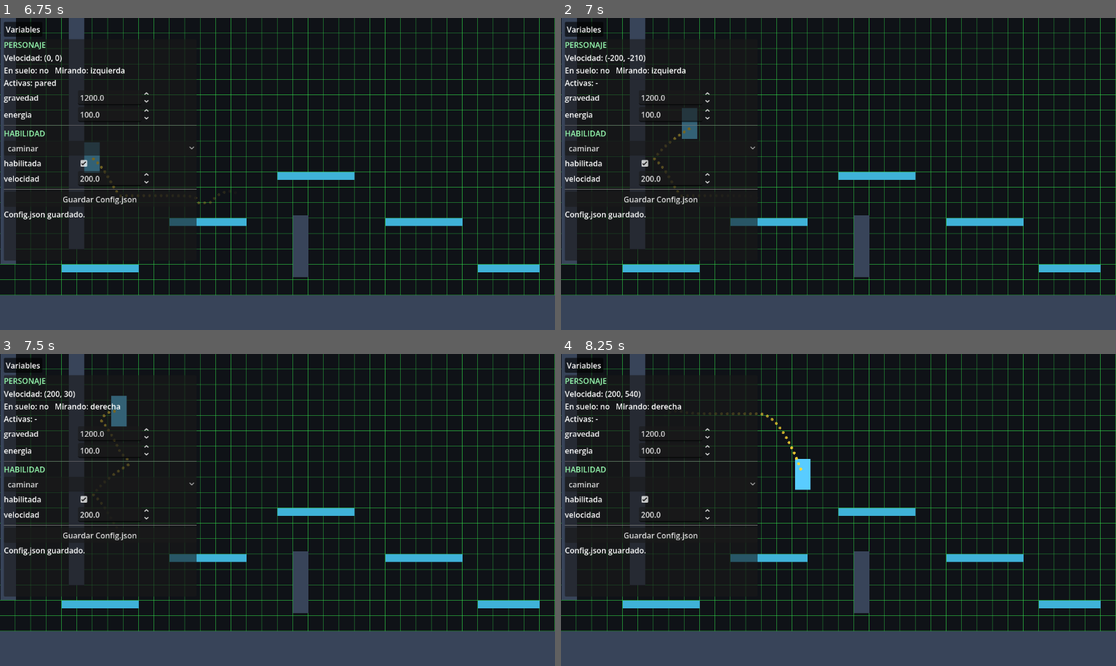
Above: before the commit, frames 1-4 (two rows, left to right).
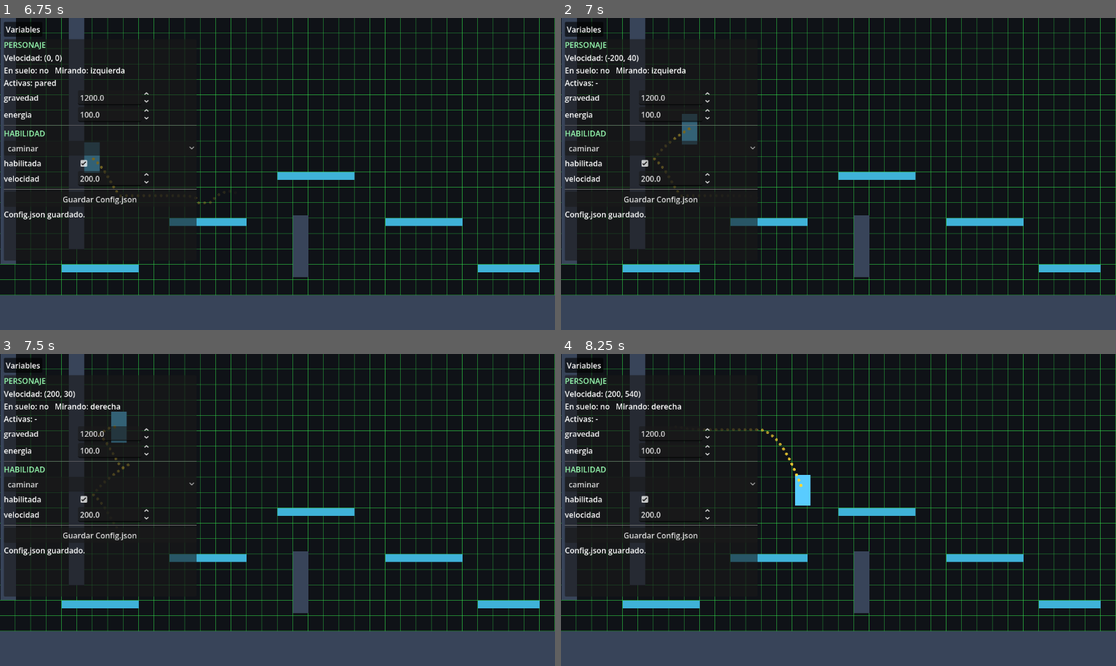
Above: after the commit, the same moments.

Repository: silvestrecasanova/Basmeva
Game: Godot game, scene res://Escenarios/Prueba.tscn
The game is run twice, just before and just after one commit, with the same random seed, the same clock (stepped at 60 frames per second) and the same inputs.
Inputs (mouse positions are in pixels of both pictures, inside the frame that each line leads up to):
- Up to frame 1 (6.75 s): click "Variables" at 0.5 s; click "caminar" at 1.25 s; click (83, 164) at 2 s; click "Guardar Config.json" at 2.75 s; tap Enter at 3.5 s; move the mouse to (249, 236) at 3.52 s; hold D (mover_derecha) 3.53-5.03 s; tap Shift (dash) at 3.6, 4.55, 5.1, 6.05 s; click (249, 236) at 3.67 s; tap Space (saltar) at 3.77, 3.8, 4.07, 4.35, 4.52, 4.82, 5.3, 6.02, 6.32 s; move the mouse to (444, 220) at 4.27 s; move the mouse to (111, 127) at 5.02 s; hold A (mover_izquierda) from 5.03 s (still down); move the mouse to (305, 174) at 5.77 s; tap L (esquivar) at 5.85 s; click (305, 174) at 5.92 s; move the mouse to (194, 96) at 6.52 s; tap K at 6.6 s
- Up to frame 2 (7 s): keep holding A (mover_izquierda); tap Space (saltar) at 6.77, 6.8 s
- Up to frame 3 (7.5 s): tap Space (saltar) at 7.07 s; move the mouse to (399, 494) at 7.27 s; release A (mover_izquierda) at 7.28 s; hold D (mover_derecha) from 7.28 s (still down); tap X at 7.35 s
- Up to frame 4 (8.25 s): keep holding D (mover_derecha); tap Space (saltar) at 7.52, 7.82 s; tap Shift (dash) at 7.55 s; move the mouse to (727, 525) at 8.02 s; tap Y at 8.1 s; click (727, 525) at 8.17 s

Frame 1 is identical in both runs. In frame 2, 0.1% of the frame differs, in the area x 11-25%, y 11-41%; in frame 3, 0.3%; in frame 4, 0.5%, in the area x 25-46%, y 18-49%.

Commit message:
SALTO DE PARED 2

Diff:
--- a/Personaje/Config.json
+++ b/Personaje/Config.json
@@ -35,7 +35,7 @@
 		},
 		"pared": {
 			"bloqueo": 0.15,
-			"escalar_misma_pared": 1.0,
+			"escalar_misma_pared": 0.0,
 			"fuerza_x": 450.0,
 			"fuerza_y": 450.0,
 			"habilitada": true,
--- a/Personaje/Habilidades/Pared.gd
+++ b/Personaje/Habilidades/Pared.gd
@@ -29,8 +29,14 @@
 ##    (despegar de la pared cuenta como el primer salto, igual que despegar del suelo).
 ##  - escalar_misma_pared (0): con 0, si saltas desde una pared y vuelves a la MISMA,
 ##    solo te agarras (o saltas) si estás a la altura de donde saliste o más abajo; así
-##    no se puede escalar una sola pared. Con 1 se permite. Saltar a la pared del otro
-##    lado o tocar el suelo reinicia esta regla.
+##    no se puede escalar una sola pared. Además, al terminar el impulso del salto de
+##    pared (bloqueo) la velocidad vertical queda en 0: no sigue subiendo, solo cae.
+##    Con 1 se permite escalar y no se recorta la subida. La regla de altura se reinicia
+##    al saltar a la pared del otro lado, al tocar el suelo y al usar el doble salto o
+##    el dash: tras eso se puede volver a la misma pared a cualquier altura. Un doble salto en el aire también
+##    la reinicia: la altura donde lo haces pasa a ser el nuevo límite. Con 0, además, al terminar el impulso
+##    del salto de pared (si no tocó otra pared) la velocidad vertical que quede de
+##    subida se pone en 0 y el personaje cae.
 ##
 ## Debe ir ANTES de Doble_Salto en Scripts_Habilidades (para que el salto de pared
 ## tenga prioridad sobre el salto en el aire).
@@ -44,6 +50,8 @@
 const Distancia_Contacto: float = 3.0
 ## Tolerancia (px) de la regla de escalar la misma pared.
 const Margen_Altura: float = 4.0
+## Habilidades que, al usarse, reinician la regla de altura de la misma pared.
+const Habilidades_Que_Reinician: Array[String] = ["doble_salto", "dash"]
 
 var Velocidad_Deslizamiento: float = 80.0
 var Tiempo_Agarre: float = 0.25
@@ -72,6 +80,7 @@
 
 ## Saltos de Doble_Salto contados al final del frame anterior (-1 = desconocido).
 var Saltos_Anteriores: int = -1
+var Doble_Conectado: bool = false
 
 var Choque_Prueba: KinematicCollision2D = KinematicCollision2D.new()
 
@@ -112,9 +121,27 @@
 
 func Inicializar(personaje: Personaje) -> void:
 	super(personaje)
+	# Usar el doble salto o el dash reinicia la regla de altura de la misma pared.
+	for nombre in Dueno.Habilidades.Registro:
+		Conectar_Reinicio(nombre)
+	Dueno.Habilidades.Habilidad_Registrada.connect(Conectar_Reinicio)
 	Registrar_Funcion("Esta_Deslizando", Esta_Deslizando)
 	Registrar_Funcion("Esta_Agarrado", Esta_Agarrado)
 	Registrar_Funcion("Esta_En_Pared", Esta_En_Pared)
+
+
+## Se engancha a las habilidades que reinician la regla, estén registradas antes o después.
+func Conectar_Reinicio(nombre: String) -> void:
+	if not Habilidades_Que_Reinician.has(nombre):
+		return
+	var otra: Habilidad_Base = Dueno.Habilidades.Obtener(nombre)
+	if otra != null and not otra.Activada.is_connected(Reiniciar_Altura):
+		otra.Activada.connect(Reiniciar_Altura)
+
+
+## Olvida la pared de la que se saltó: desde aquí se puede volver a ella a cualquier altura.
+func Reiniciar_Altura() -> void:
+	Pared_Salto = null
 
 
 func Actualizar(delta: float) -> void:
@@ -124,6 +151,7 @@
 
 
 func Procesar(delta: float) -> void:
+	Conectar_Doble_Salto()
 	Actualizar_Contacto(delta)
 	if Mantiene_Agarre():
 		Tiempo_Sin_Presionar = 0.0
@@ -271,7 +299,18 @@
 	Tiempo_Bloqueo_Restante -= delta
 	# Si en pleno vuelo toca otra pared deslizable, termina el impulso para poder agarrarse.
 	var toco_pared: bool = Bloqueo - Tiempo_Bloqueo_Restante > Gracia_Despegue and Tiempo_Sin_Pared <= 0.0
+	# Con escalar_misma_pared = 0, al acabarse el impulso sin haber llegado a otra pared
+	# se corta lo que quede de subida (velocidad vertical a 0): el salto es una diagonal
+	# que termina en un punto fijo y desde ahí cae, sin arco que lo devuelva a la misma
+	# pared. Así el impulso puede ser fuerte para subir entre dos paredes sin que sirva
+	# para escalar una sola.
+	if Tiempo_Bloqueo_Restante <= 0.0 and not toco_pared and not Escalar_Misma_Pared and not Dueno.Fisica.En_Suelo:
+		Dueno.Fisica.Establecer_Velocidad_Y(maxf(Dueno.velocity.y, 0.0))
 	if Tiempo_Bloqueo_Restante <= 0.0 or Dueno.Fisica.En_Suelo or toco_pared:
+		# Con escalar_misma_pared = 0, al recuperar el control ya no sigue subiendo:
+		# la velocidad vertical queda en 0 y de ahí solo cae.
+		if not Escalar_Misma_Pared and Dueno.velocity.y < 0.0:
+			Dueno.Fisica.Establecer_Velocidad_Y(0.0)
 		Terminar()
 
 
@@ -292,6 +331,24 @@
 	Estado = Fase.NINGUNA
 
 
+## Escucha el doble salto (en cuanto exista, sin importar el orden en que se registre).
+func Conectar_Doble_Salto() -> void:
+	if Doble_Conectado:
+		return
+	var doble: Habilidad_Base = Referencia_Doble_Salto()
+	if doble == null:
+		return
+	doble.Activada.connect(Al_Doble_Salto)
+	Doble_Conectado = true
+
+
+## Un doble salto hecho en el aire es un nuevo punto de salida: la altura máxima a la que
+## se puede agarrar la misma pared (escalar_misma_pared = 0) pasa a ser donde se hizo.
+func Al_Doble_Salto() -> void:
+	if is_instance_valid(Pared_Salto):
+		Altura_Salto = Dueno.global_position.y
+
+
 ## Habilidad de doble salto, o null si el personaje no la tiene.
 func Referencia_Doble_Salto() -> Habilidad_Base:
 	var doble: Habilidad_Base = Dueno.Habilidades.Obtener("doble_salto")
